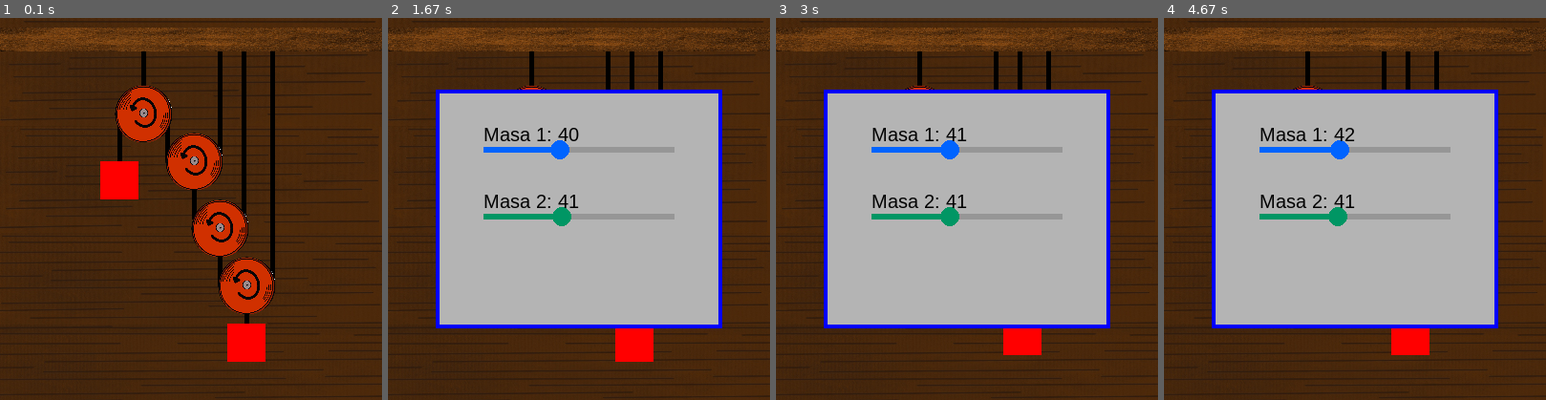
Above: before the commit, frames 1-4 (left to right).
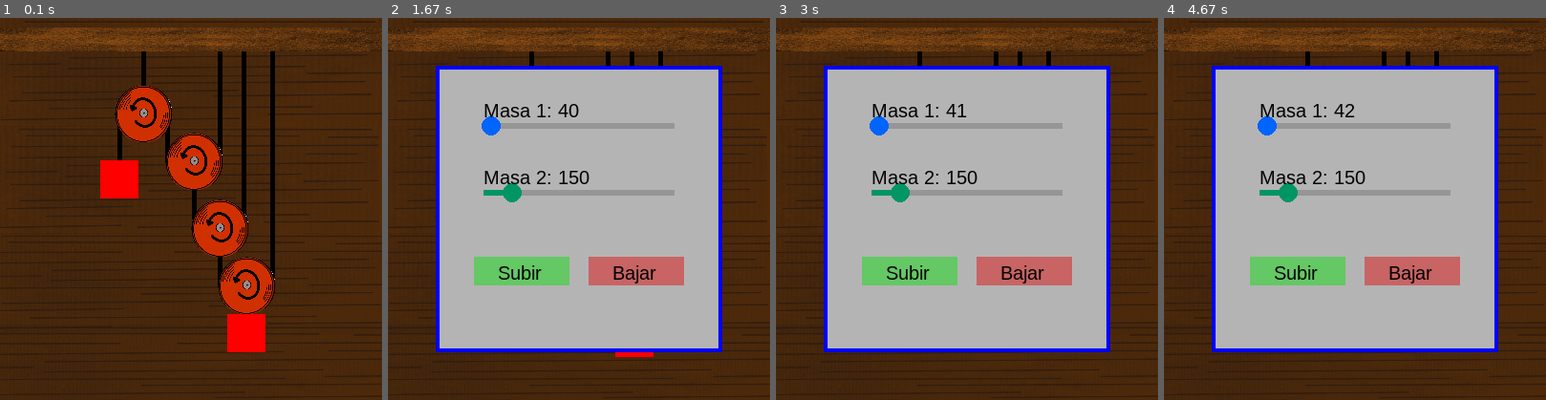
Above: after the commit, the same moments.

Repository: nicami13/digital-twin-hoist_2025
Game: pygame game, started from main.py
Same seed, same stepped clock (60 frames per second), same inputs: the game is played once before the commit and once after it.
Inputs (mouse positions are in pixels of both pictures, inside the frame that each line leads up to):
- Up to frame 1 (0.1 s): no input
- Up to frame 2 (1.67 s): tap Enter at 0.33 s; click (636, 270) at 0.72 s, where only the run after the commit has a clickable "Bajar"; hold 2 1-1.47 s; hold Up 1-1.47 s; click (521, 270) at 1.55 s, where only the run after the commit has a clickable "Subir"
- Up to frame 3 (3 s): tap Enter at 1.83, 2.17 s; hold 1 2.5-2.97 s; hold Up 2.5-2.97 s
- Up to frame 4 (4.67 s): tap Enter at 3, 3.33 s; hold Up 3.67-4.13 s; hold Down 4.17-4.47 s; hold Up from 4.5 s (still down)

The runs differ from the first frame. In frame 1, 0.5% of the frame differs, in the area x 26-70%, y 37-90%; in frame 2, 19%, in the area x 12-88%, y 12-90%; in frame 3, 19%; in frame 4, 19%.

Commit message:
Casi Terminado
Ya casi

Diff:
--- a/Constants.py
+++ b/Constants.py
@@ -10,8 +10,8 @@
 RED = (255, 0, 0)
 
 # Masa real (afecta el movimiento)
-masa1_valor = 40
-masa2_valor = 40
+masa1_valor = 10
+masa2_valor = 100
 
 # Tamaño visual constante
 masa1_size = 40
--- a/Menu.py
+++ b/Menu.py
@@ -12,7 +12,7 @@
     global masa1_valor, masa2_valor, slider_seleccionado
 
     ancho_rectangulo = 300
-    alto_rectangulo = 250
+    alto_rectangulo = 300
     x = (Constants.ancho - ancho_rectangulo) // 2
     y = (Constants.Alto - alto_rectangulo) // 2
 
@@ -31,8 +31,20 @@
             texto = fuente.render(f"{label}: {valor}", True, (0, 0, 0))
             screen.blit(texto, (x_slider, y_slider - 25))
 
-        dibujar_slider(x + 50, y + 60, masa1_valor, 100, (0, 100, 255), "Masa 1")
-        dibujar_slider(x + 50, y + 130, masa2_valor, 100, (0, 150, 100), "Masa 2")
+        dibujar_slider(x + 50, y + 60, masa1_valor, 1000, (0, 100, 255), "Masa 1")
+        dibujar_slider(x + 50, y + 130, masa2_valor, 1000, (0, 150, 100), "Masa 2")
+
+        # Dibujar botones
+        boton_subir = pygame.Rect(x + 40, y + 200, 100, 30)
+        boton_bajar = pygame.Rect(x + 160, y + 200, 100, 30)
+
+        pygame.draw.rect(screen, (100, 200, 100), boton_subir)
+        pygame.draw.rect(screen, (200, 100, 100), boton_bajar)
+
+        texto_subir = fuente.render("Subir", True, (0, 0, 0))
+        texto_bajar = fuente.render("Bajar", True, (0, 0, 0))
+        screen.blit(texto_subir, (boton_subir.x + 25, boton_subir.y + 5))
+        screen.blit(texto_bajar, (boton_bajar.x + 25, boton_bajar.y + 5))
 
         for event in eventos:
             if event.type == pygame.KEYDOWN:
@@ -41,9 +53,9 @@
                 elif event.key == pygame.K_2:
                     slider_seleccionado = 2
                 elif event.key == pygame.K_UP:
-                    if slider_seleccionado == 1 and masa1_valor < 100:
+                    if slider_seleccionado == 1 and masa1_valor < 1000:
                         masa1_valor += 1
-                    elif slider_seleccionado == 2 and masa2_valor < 100:
+                    elif slider_seleccionado == 2 and masa2_valor < 1000:
                         masa2_valor += 1
                 elif event.key == pygame.K_DOWN:
                     if slider_seleccionado == 1 and masa1_valor > 0:
@@ -51,6 +63,16 @@
                     elif slider_seleccionado == 2 and masa2_valor > 0:
                         masa2_valor -= 1
 
-        # Asignar valores reales a Constants (sin tocar tamaños visuales)
-        Constants.masa1_valor = masa2_valor
-        Constants.masa2_valor = masa1_valor
+            elif event.type == pygame.MOUSEBUTTONDOWN:
+                if boton_subir.collidepoint(event.pos):
+                    # masa1 gana → sistema sube
+                    masa1_valor = 40
+                    masa2_valor = 150
+                elif boton_bajar.collidepoint(event.pos):
+                    # masa2 gana → sistema baja
+                    masa1_valor = 20
+                    masa2_valor = 500
+
+        # Asignar valores reales a Constants (respetando el orden correcto)
+        Constants.masa1_valor = masa1_valor
+        Constants.masa2_valor = masa2_valor
--- a/Move_Def.py
+++ b/Move_Def.py
@@ -3,6 +3,7 @@
 GRAVEDAD = 9.81  # m/s²
 ESCALA = 0.25
 DT = 0.1
+n = 3  # Número de poleas móviles (2^n segmentos)
 
 # Variable de velocidad global
 velocidad = 0
@@ -13,25 +14,30 @@
     m1 = Constants.masa1_valor
     m2 = Constants.masa2_valor
 
-    if abs(m1 - m2) < 0.05:
+    # Verificar si está en equilibrio (sin movimiento)
+    if abs(m1 - m2 / (2 ** n)) < 0.01:
         velocidad = 0
         return
 
-    # Segunda Ley de Newton (masa 2 en polea móvil)
-    a = (m1 - m2) * GRAVEDAD / (m1 + m2)
+    # Fuerza efectiva de m2 con polipasto (R)
+    F_teorica = (m2 * GRAVEDAD) / (2 ** n)
+
+    # Fuerza generada por m1 (F)
+    F_real = m1 * GRAVEDAD
+
+    # Aceleración del sistema
+    a = (F_teorica - F_real) / (m1 + m2)
     velocidad += a * DT
 
-    # Desplazamiento en metros → píxeles
+    # Desplazamiento en metros → píxeles (signo incluido)
     desplazamiento = velocidad * DT * ESCALA * 100
 
-    # Masa 1 sube, masa 2 baja
+    # Movimiento según dirección real (positivo o negativo)
     nueva_masa1_y = Constants.masa1_pos[1] - desplazamiento
+    nueva_polea3_y = Constants.polea3_pos[1] + desplazamiento / 2
+    nueva_masa2_y = nueva_polea3_y + Constants.polea_radius
 
-    # ⚠️ Masa 2 cuelga de polea móvil: polea baja la mitad del desplazamiento
-    nueva_polea3_y = Constants.polea3_pos[1] + desplazamiento / 2
-    nueva_masa2_y = nueva_polea3_y + Constants.polea_radius  # masa 2 bajo la polea
-
-    # Otras poleas bajan con polea3 (unidas)
+    # Las otras poleas bajan o suben junto con polea3
     delta_poleas = desplazamiento / 2
     nueva_polea1_y = Constants.polea1_pos[1] + delta_poleas
     nueva_polea2_y = Constants.polea2_pos[1] + delta_poleas
@@ -40,9 +46,9 @@
     if (
         nueva_masa1_y < 80 or nueva_masa1_y > Constants.Alto - 80 or
         nueva_masa2_y < 80 or nueva_masa2_y > Constants.Alto - 80 or
-        nueva_polea1_y < Constants.polea_pos[1]+15 or
-        nueva_polea2_y < Constants.polea_pos[1]+15 or
-        nueva_polea3_y < Constants.polea_pos[1]+15
+        nueva_polea1_y < Constants.polea_pos[1] + 15 or
+        nueva_polea2_y < Constants.polea_pos[1] + 15 or
+        nueva_polea3_y < Constants.polea_pos[1] + 15
     ):
         return
 
@@ -53,19 +59,12 @@
     Constants.polea1_pos = (Constants.polea1_pos[0], nueva_polea1_y)
     Constants.polea2_pos = (Constants.polea2_pos[0], nueva_polea2_y)
 
-    # Cuerda 1: techo a masa1
-    Constants.end_pos_cuerda_1 = (
-        Constants.start_pos_cuerda_1[0],
-        Constants.masa1_pos[1]
-    )
-
-    # Cuerdas entre poleas
+    # Actualizamos posiciones de las cuerdas
+    Constants.end_pos_cuerda_1 = (Constants.start_pos_cuerda_1[0], Constants.masa1_pos[1])
     Constants.end_pos_cuerda_2 = (Constants.start_pos_cuerda_2[0], Constants.polea1_pos[1])
     Constants.end_pos_cuerda_3 = (Constants.start_pos_cuerda_3[0], Constants.polea1_pos[1])
     Constants.end_pos_cuerda_4 = (Constants.start_pos_cuerda_4[0], Constants.polea2_pos[1])
     Constants.end_pos_cuerda_5 = (Constants.start_pos_cuerda_5[0], Constants.polea3_pos[1])
-
-    # Cuerda que cuelga de polea3 hasta masa2
     Constants.end_pos_cuerda_6 = (
         Constants.polea3_pos,
         (Constants.polea3_pos[0], Constants.masa2_pos[1])
